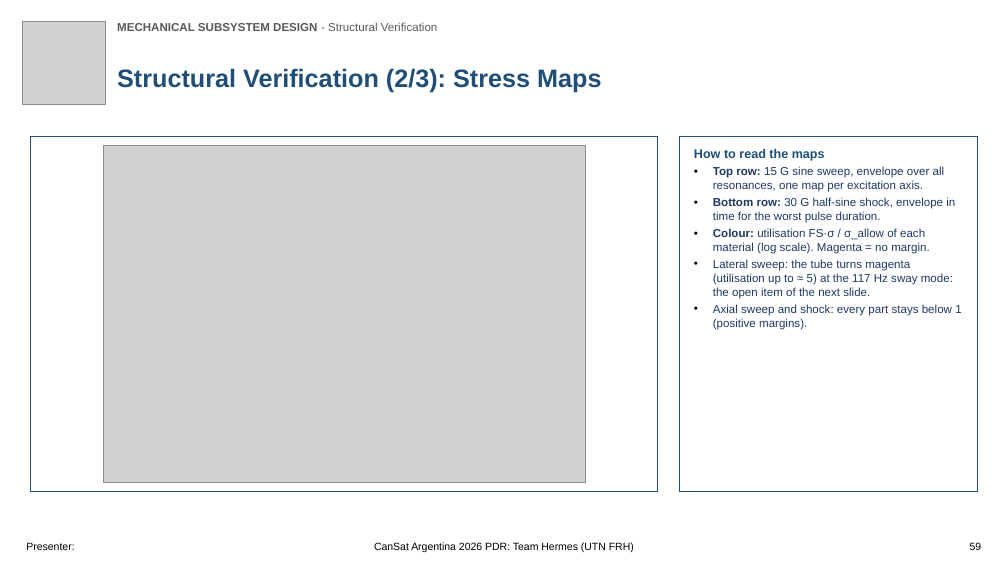
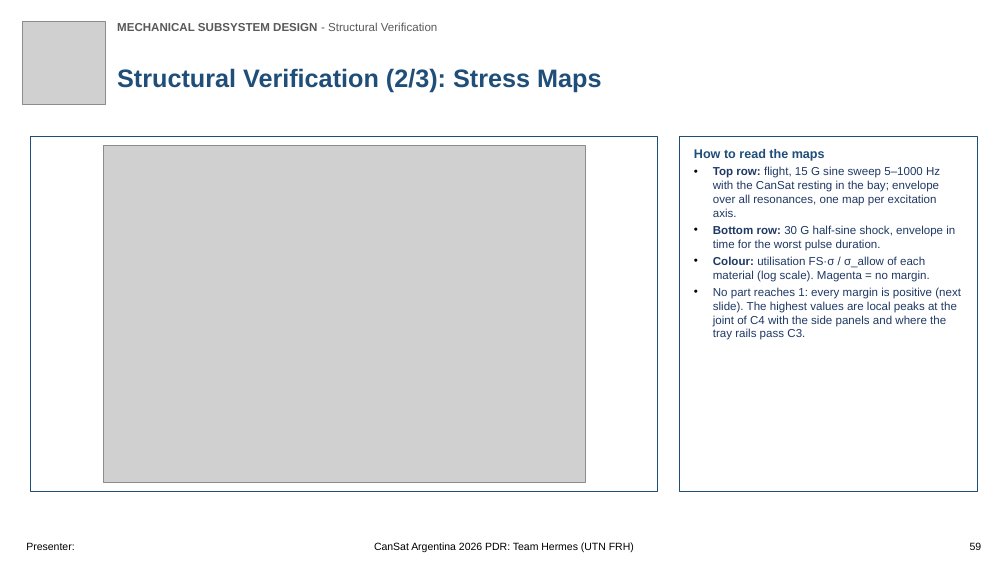
Before and after one commit to Caetano18/proyecto, a slide deck: slide 59 of cansat_pdr/laminas_plantilla/CanSat_PDR_Hermes_mecanica.pptx. Drawn at 1008x567 pixels with LibreOffice and Linux fonts; fonts in the diff are those of the drawing; grey boxes stand for pictures; background and template pictures are left out. Boxes give left, top, right and bottom in pixels: in the first picture for what was removed or moved away, otherwise in the second. Text is boxed around its words. In the diff, an @@ line names an element or a change of style, - is before the commit and + after.

```diff
--- a/cansat_pdr/laminas_plantilla/CanSat_PDR_Hermes_mecanica.pptx
+++ b/cansat_pdr/laminas_plantilla/CanSat_PDR_Hermes_mecanica.pptx
@@ text in rectangle at (713, 166, 940, 217): text changed @@
-• Top row: 15 G sine sweep, envelope over all resonances, one map per excitation axis.
+• Top row: flight, 15 G sine sweep 5–1000 Hz with the CanSat resting in the bay; envelope over all resonances, one map per excitation axis.
@@ text in rectangle at (713, 287, 961, 340): text changed @@
-• Lateral sweep: the tube turns magenta (utilisation up to ≈ 5) at the 117 Hz sway mode: the open item of the next slide.
-• Axial sweep and shock: every part stays below 1 (positive margins).
+• No part reaches 1: every margin is positive (next slide). The highest values are local peaks at the joint of C4 with the side panels and where the tray rails pass C3.
```
Also in this commit, not shown: 16 other slides changed, 48 other files.
